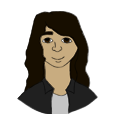
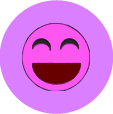
Layered file, before and after one edit (113x114). Changes by layer:
hid "Layer 22" over [17, 11, 99, 114]
added layer "Layer 34 copy" above "Layer 29" over [21, 22, 91, 92]
showed "Shape 1", opacity 100% → 50%, painted on it over [0, 0, 113, 114]
